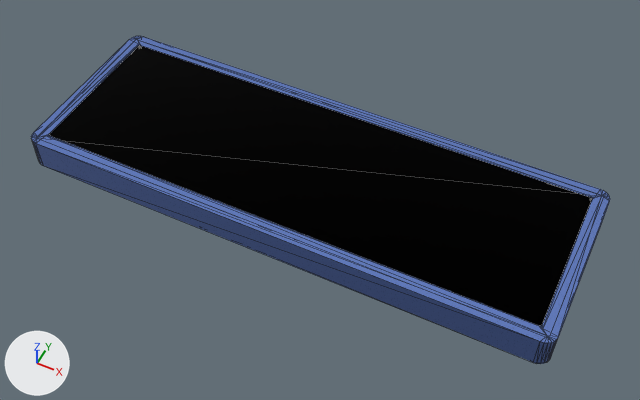
The glTF model public/assets/models/keyboardCase.glb, before and after one commit.
One viewpoint serves both versions: a camera (50 mm lens) standing at (0.162, -0.312, 0.372) and looking at (0.009, -0.007, -0.01). Every picture has the same lights, and +X, +Y and +Z are marked at lower left. Mesh edges are drawn as thin lines. Vertices at the same position are counted once.

Names of what the first picture shows: 'Case', 'Case_Plate'.
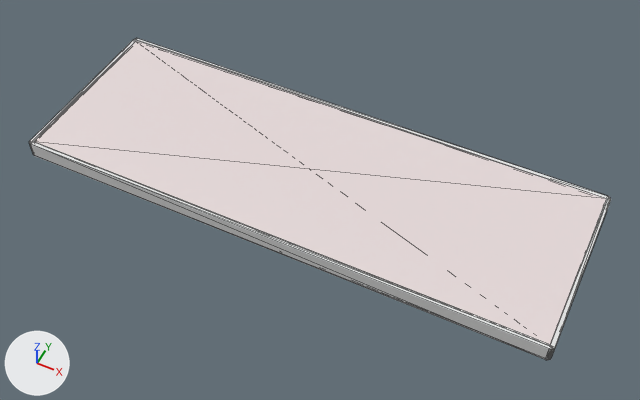
Commit message: replace old keyboard case with new

Changed parts and their boxes (x1, y1, x2, y2) in the pictures (640 x 400 px):
'Case_Plate', reshaped, moved, rescaled (8% taller): before (49, 46, 592, 326); after (34, 41, 606, 344)
'Case', recoloured, surface changed, reshaped, rescaled (blue to white): before (31, 36, 610, 364); after (29, 38, 611, 360)

Edits to the bpy script that builds the scene:
```text
Change mat_case:
    mat_case.metallic: 1.0 -> 0.0
    mat_case.roughness: 0.2 -> 0.5
    mat_case.base_color: (0.25, 0.397, 1.0) -> (0.8, 0.8, 0.8)  # blue #89a9ff -> white #e7e7e7
Add mat_material_001:
    mat_material_001 = principled_material('Material.001')
    mat_material_001.base_color = (0.8, 0.707, 0.707)  # white #e7dbdb
Change me_plane_069:
    used by ob_case_plate; location = (0.0, 0.0, 0.007); scale = (0.155, 0.0516, 1.0)
    remove me_plane_069.from_pydata(...)  # 8 vertices, 12 faces; spans x -1.0..1.0, y -1.0..1.0, z 0.0
    remove me_plane_069.materials.append(mat_case_plate)  # black #000000
    add me_plane_069.from_pydata(...)  # 8 vertices, 12 faces; spans x -1.0..1.0, y -1.0..1.0, z -1.0..1.0
    me_plane_069 part 2: the whole mesh is rebuilt
    add me_plane_069.materials.append(mat_material_001)  # white #e7dbdb
Change me_plane_018:
    used by ob_case; location = (0.0, 0.0, 0.0); scale = (1.05, 0.983, 1.0)
    remove me_plane_018.from_pydata(...)  # 120 vertices, 236 faces; spans x -0.151..0.151, y -0.057..0.057, z -0.011..0.008
    add me_plane_018.from_pydata(...)  # 60 vertices, 116 faces; spans x -0.159..0.159, y -0.056..0.056, z -0.005..0.005
    me_plane_018 part 1: the whole mesh is rebuilt
Change ob_case_plate:
    ob_case_plate.location: (0.0, 0.0, 0.007) -> (0.0, 0.0, 0.0043)
    ob_case_plate.scale: (0.155, 0.0516, 1.0) -> (0.156, 0.0529, 0.0005)
Change ob_case:
    ob_case.scale: (1.05, 0.983, 1.0) -> (1.0, 1.0, 1.0)
```
